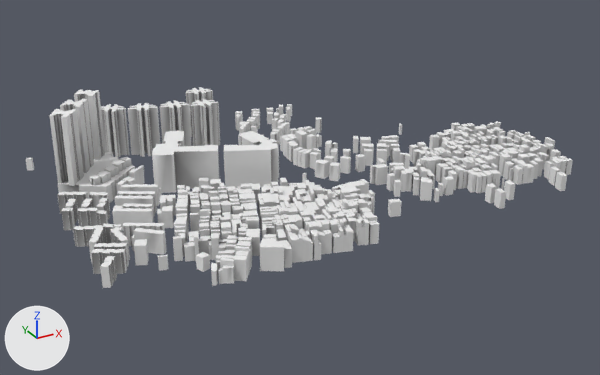
The glTF model data/buildings/7/40/92.glb as it was, and as the next commit left it.
One viewpoint serves both versions: a 50 mm lens placed at (-432.0, -774.0, 363.0), pointed at (-18.0, -20.0, -14.0). The lights are fixed; the arrows at lower left show +X, +Y and +Z. Vertices at the same position are counted once.
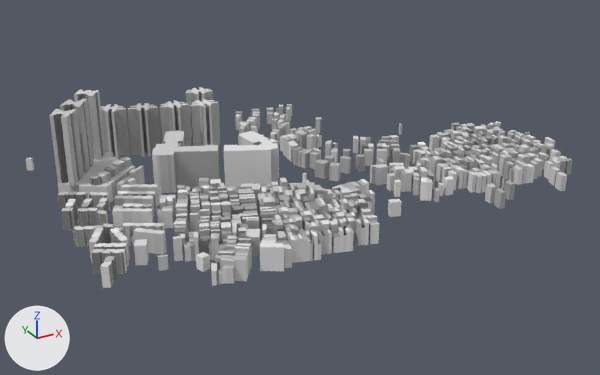
Edits to the bpy script that builds the scene:
```text
Change me_mesh_0:
    used by ob_mesh_0; location = (0.0, 0.0, 0.0)
    remove me_mesh_0.from_pydata(...)  # 9935 vertices, 14112 faces; spans x -282.0..279.0, y -193.0..190.0, z -8.0..90.0
    add me_mesh_0.from_pydata(...)  # 9936 vertices, 14112 faces; spans x -282.0..279.0, y -193.0..190.0, z -8.0..90.0
    me_mesh_0 part 1
    9 faces are deleted
    9 new faces join them
    me_mesh_0 part 2: 13938 kept faces spanning x -282.0..279.0, y -193.0..190.0, z -8.0..90.0 get new vertex colours
```

Location of each change, [x1, y1, x2, y2] in pixels of the pictures (600 x 375 px; the box of a moved part takes in the faces that stretch with it):
part 1 of me_mesh_0, moved or reshaped: [332, 162, 338, 181] in both
part 2 of me_mesh_0, recoloured (white to grey): [26, 87, 573, 283] in both
